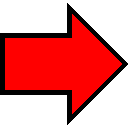
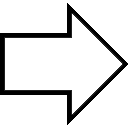
Layered file, before and after one edit (128×128). Changes by layer:
painted on "Shape 1" over left=4, top=13, right=123, bottom=115
